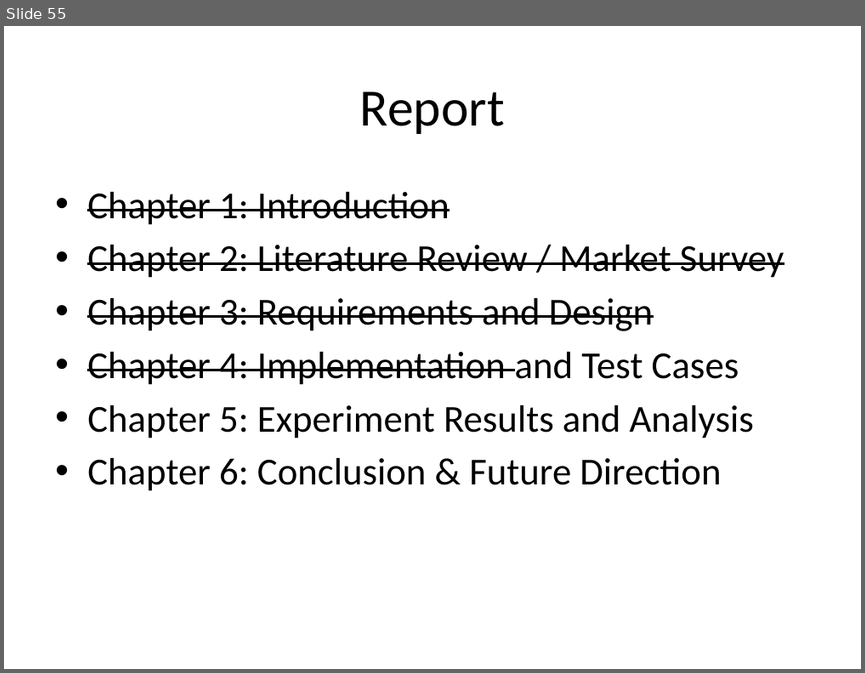
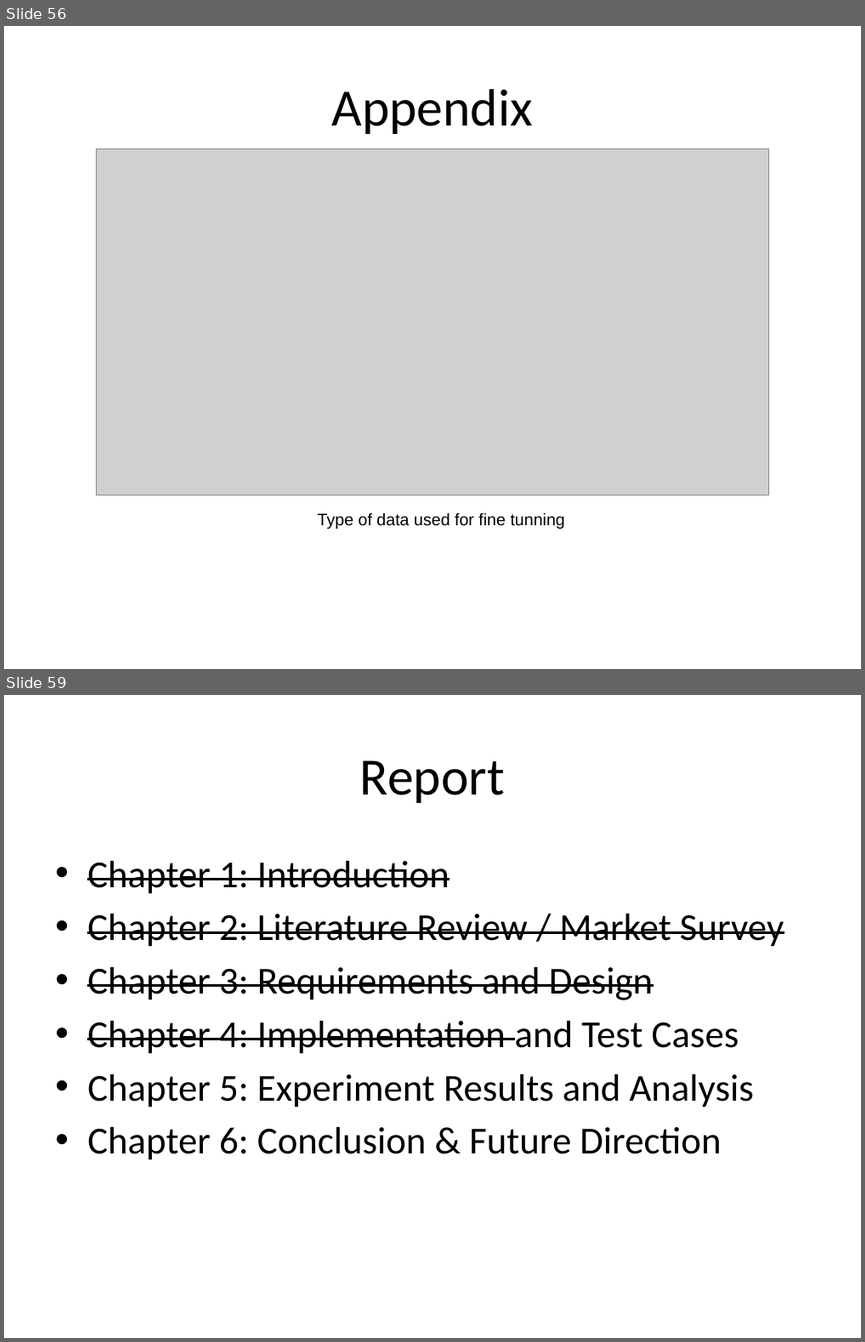
Before and after one commit to devdansty/LegalMatepk-, a slide deck: Documentation/presentation/07.1 - Progress Presentation_SDP1 - Filled.pptx. Shown one above the other, each under a label of ours: slide 55 before the commit, slides 56 and 59 after it; the slides between them are not shown. The pictures are 865x673 and 865x1342 pixels, drawn with LibreOffice and Linux fonts; fonts in the diff are those of the drawing; grey boxes stand for pictures; background and template pictures are left out. Boxes give left, top, right and bottom in pixels: in the first picture for what was removed or moved away, otherwise in the second. Text is boxed around its words. In the diff, an @@ line names an element or a change of style, - is before the commit and + after.

```diff
--- a/Documentation/presentation/07.1 - Progress Presentation_SDP1 - Filled.pptx
+++ b/Documentation/presentation/07.1 - Progress Presentation_SDP1 - Filled.pptx
@@ slide 56 added at (4,26,861,669), background picture (left out) @@
@@ title added at (332,89,533,134), 44 pt, text #000000 @@
+Appendix
@@ picture added at (96,148,768,494) @@
@@ text added at (318,512,565,528), 14 pt, text #000000 @@
+Type of data used for fine tunning
@@ what was slide 55 is now slide 59 @@
```
Also in this commit, not shown: 2 slides changed, 3 other slides added.
